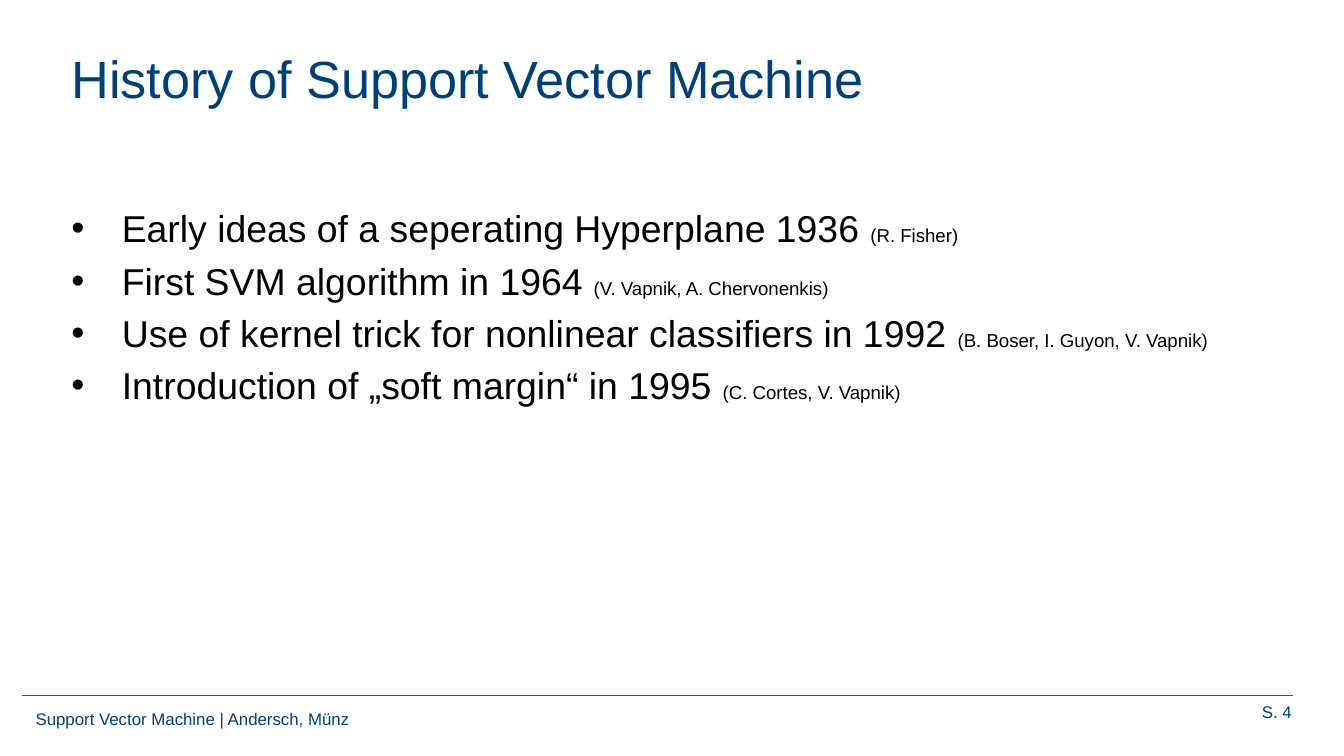
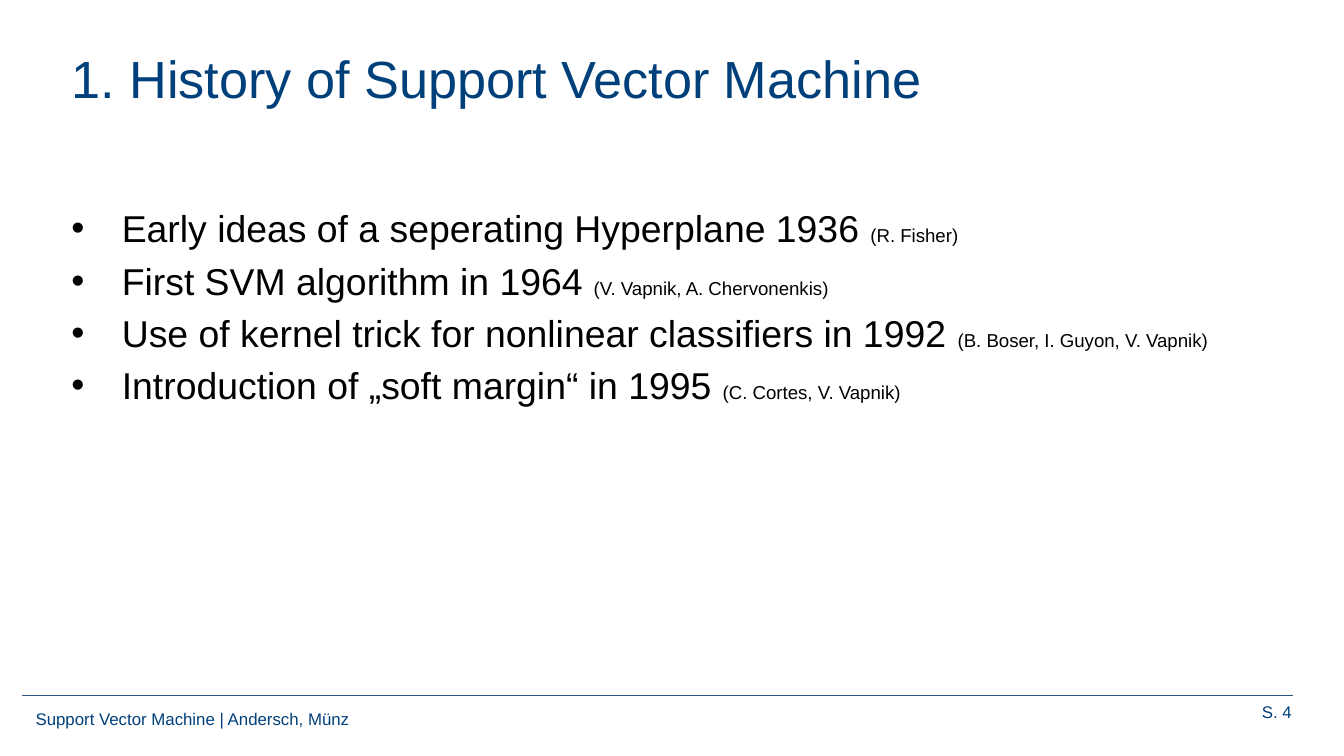
Before and after one commit to Frandersch/Statistical-Machine-Learning, a slide deck: slide 4 of Präsentation/Support Vector Machines.pptx. Drawn at 1344x756 pixels with LibreOffice and Linux fonts; fonts in the diff are those of the drawing; background and template pictures are left out. Boxes give left, top, right and bottom in pixels: in the first picture for what was removed or moved away, otherwise in the second. Text is boxed around its words. In the diff, an @@ line names an element or a change of style, - is before the commit and + after.

```diff
--- a/Präsentation/Support Vector Machines.pptx
+++ b/Präsentation/Support Vector Machines.pptx
@@ title at <box>71,60,921,108</box>: text changed @@
-History of Support Vector Machine
+1. History of Support Vector Machine
```
Also in this commit, not shown: 11 other slides changed, 11 slides added, 8 slides removed.
